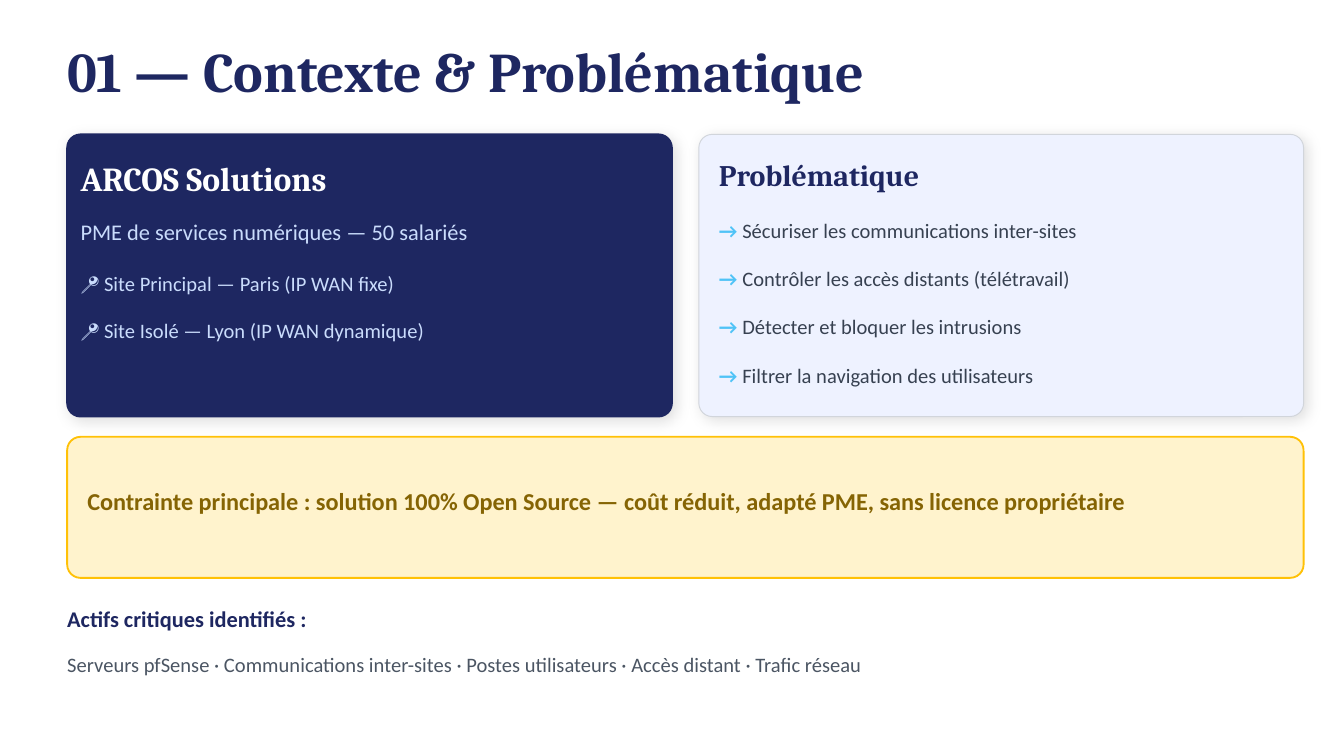
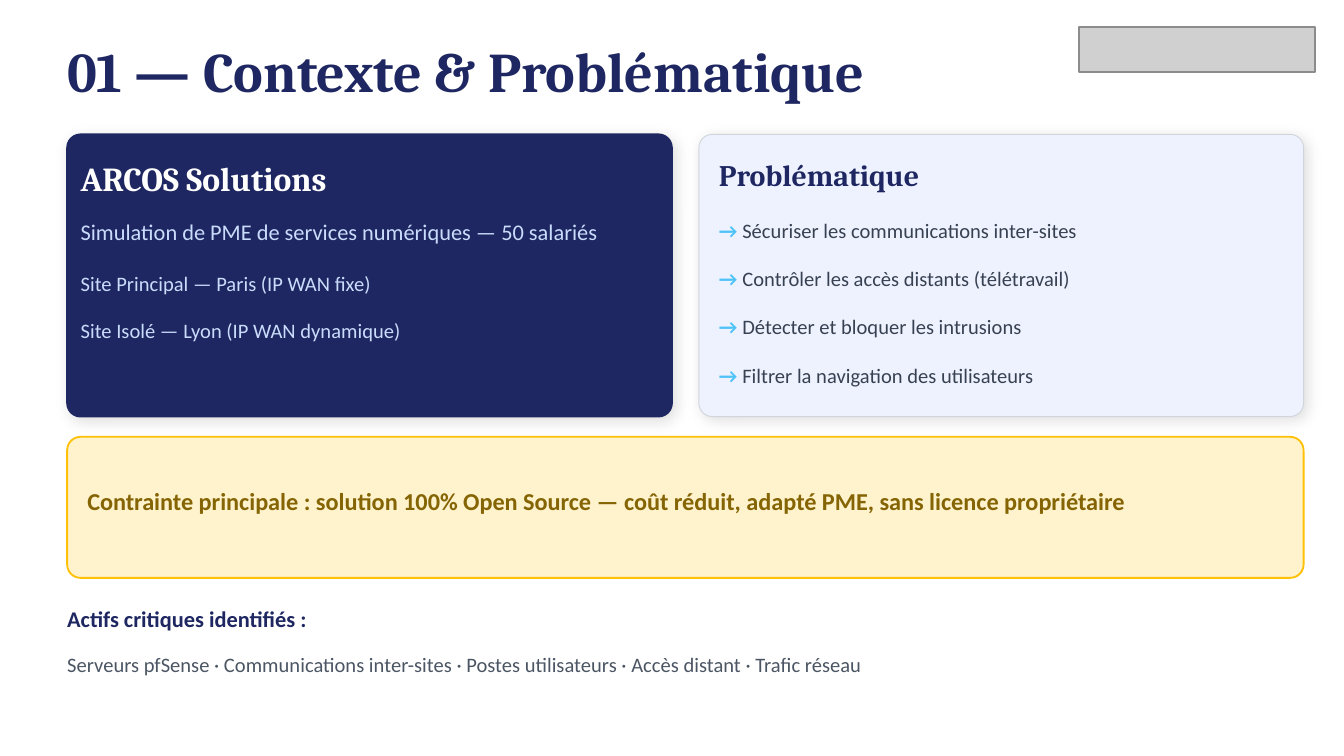
Before and after one commit to Adri1-rvt/ARCOS, a slide deck: slide 3 of ARCOS_Presentation.pptx. Drawn at 1344x756 pixels with LibreOffice and Linux fonts; fonts in the diff are those of the drawing; grey boxes stand for pictures. Boxes give left, top, right and bottom in pixels: in the first picture for what was removed or moved away, otherwise in the second. Text is boxed around its words. In the diff, an @@ line names an element or a change of style, - is before the commit and + after.

```diff
--- a/ARCOS_Presentation.pptx
+++ b/ARCOS_Presentation.pptx
@@ picture added at (x1=1079, y1=27, x2=1316, y2=73) @@
@@ text at (x1=81, y1=224, x2=597, y2=244): text changed @@
-PME de services numériques — 50 salariés
+Simulation de PME de services numériques — 50 salariés
@@ text at (x1=81, y1=276, x2=371, y2=295): text changed @@
-📍 Site Principal — Paris (IP WAN fixe)
+Site Principal — Paris (IP WAN fixe)
@@ text at (x1=81, y1=323, x2=400, y2=342): text changed @@
-📍 Site Isolé — Lyon (IP WAN dynamique)
+Site Isolé — Lyon (IP WAN dynamique)
```
Also in this commit, not shown: 13 other slides changed, 8 other files.
